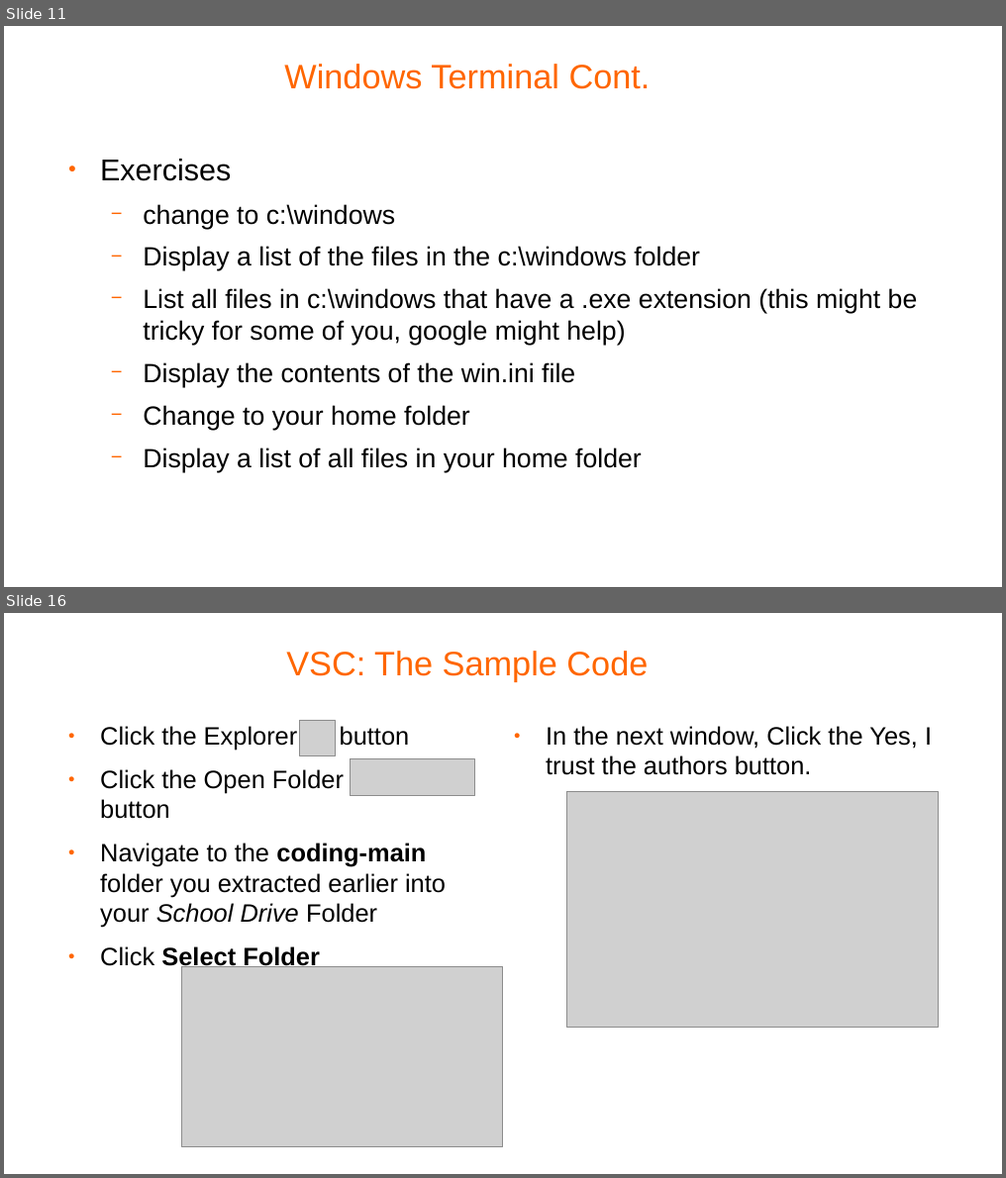
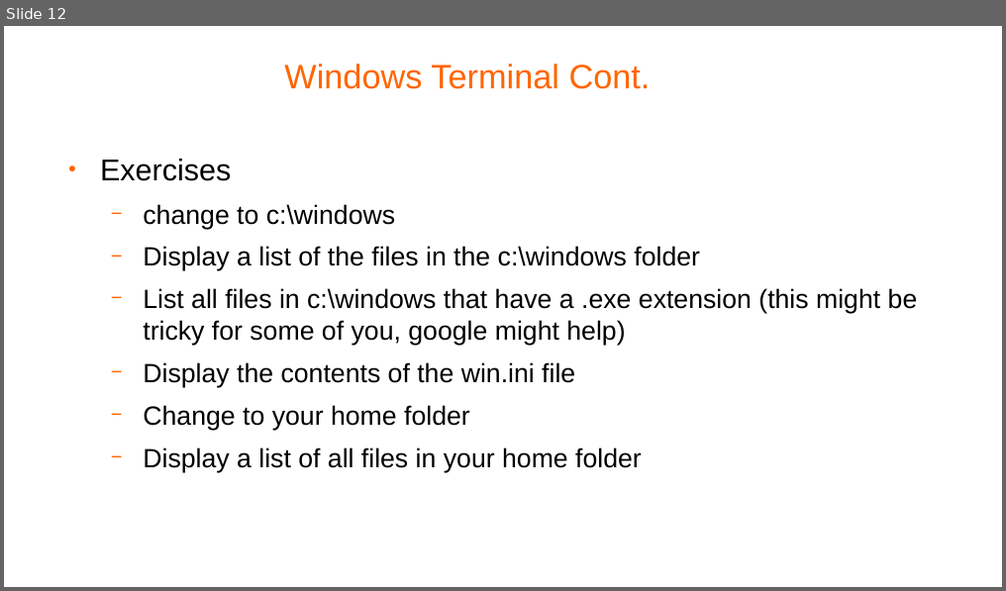
Before and after one commit to pellcorp/coding, a slide deck: docs/windows fundamentals.odp. Shown one above the other, each under a label of ours: slides 11 and 16 before the commit, slide 12 after it; the slides between them are not shown. The pictures are 1006x1178 and 1006x591 pixels, drawn with LibreOffice and Linux fonts; fonts in the diff are those of the drawing; grey boxes stand for pictures; background and template pictures are left out. Boxes give left, top, right and bottom in pixels: in the first picture for what was removed or moved away, otherwise in the second. Text is boxed around its words. In the diff, an @@ line names an element or a change of style, - is before the commit and + after.

Commit message:
some extra samples and docs

```diff
--- a/docs/windows fundamentals.odp
+++ b/docs/windows fundamentals.odp
@@ slide 16 removed at bbox=[4, 613, 1002, 1174], background #FFFFFF @@
@@ title removed at bbox=[286, 651, 648, 681] @@
-VSC: The Sample Code
@@ text removed at bbox=[100, 726, 446, 971] @@
-● Click the Explorer button
-● Click the Open Folder button
-● Navigate to the coding-main folder you extracted earlier into your School Drive Folder
-● Click Select Folder
@@ picture removed at bbox=[300, 720, 336, 757] @@
@@ text removed at bbox=[546, 726, 932, 775] @@
-● In the next window, Click the Yes, I trust the authors button.
@@ picture removed at bbox=[350, 759, 475, 796] @@
@@ picture removed at bbox=[567, 791, 939, 1028] @@
@@ picture removed at bbox=[182, 967, 503, 1149] @@
@@ what was slide 11 is now slide 12 @@
```
Also in this commit, not shown: 1 slide added, 5 other slides removed, 3 other files.
